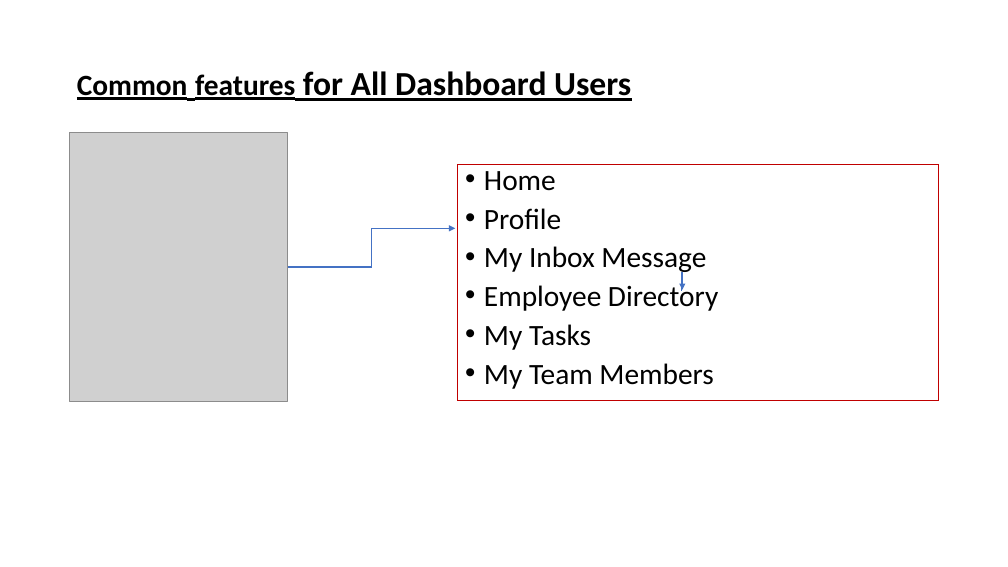
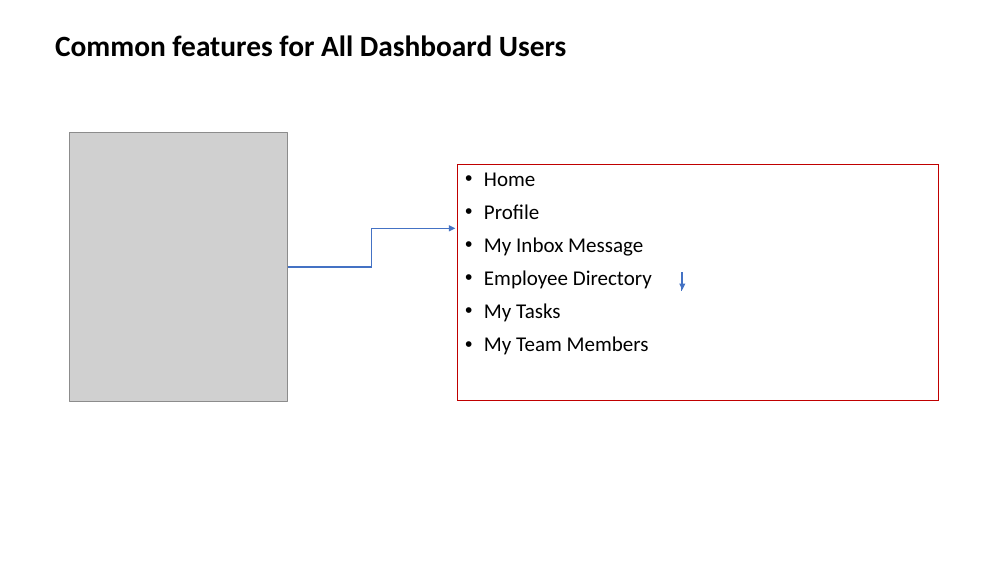
Before and after one commit to farhana2023/HRSystem, a slide deck: slide 8 of StaffSphere.pptx. Drawn at 1008x567 pixels with LibreOffice and Linux fonts; fonts in the diff are those of the drawing; grey boxes stand for pictures. Boxes give left, top, right and bottom in pixels: in the first picture for what was removed or moved away, otherwise in the second. Text is boxed around its words. In the diff, an @@ line names an element or a change of style, - is before the commit and + after.

```diff
--- a/StaffSphere.pptx
+++ b/StaffSphere.pptx
@@ title "Common features for All Dashboard ...": place and size @@
-title "Common features for All Dashboard ..." at bbox=[77, 71, 631, 101]
+title "Common features for All Dashboard ..." at bbox=[55, 35, 566, 57]
@@ title "Common features for All Dashboard ..." at bbox=[55, 35, 566, 57]: size 32 to 28 pt in "for All Dashboard Users"; underline off @@
@@ text "Home" at bbox=[457, 164, 938, 401]: size 28 to 20 pt; line spacing 0.8 to 0.9 @@
```
Also in this commit, not shown: 38 other slides changed, 1 slide removed, 1 other file.
